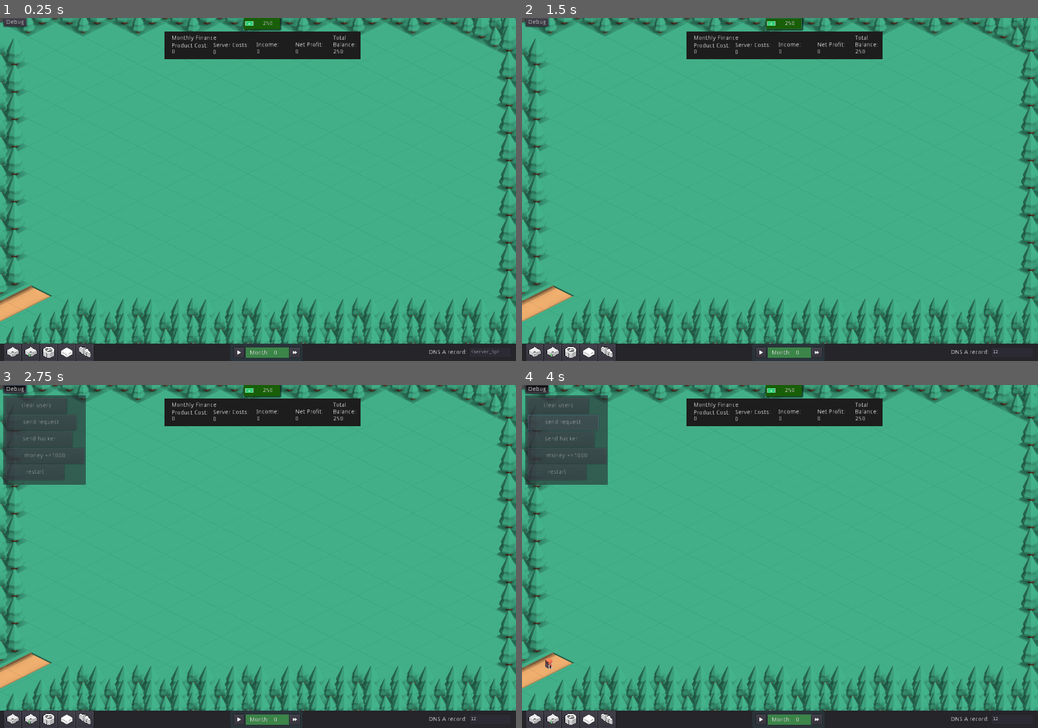
Above: before the commit, frames 1-4 (two rows, left to right).
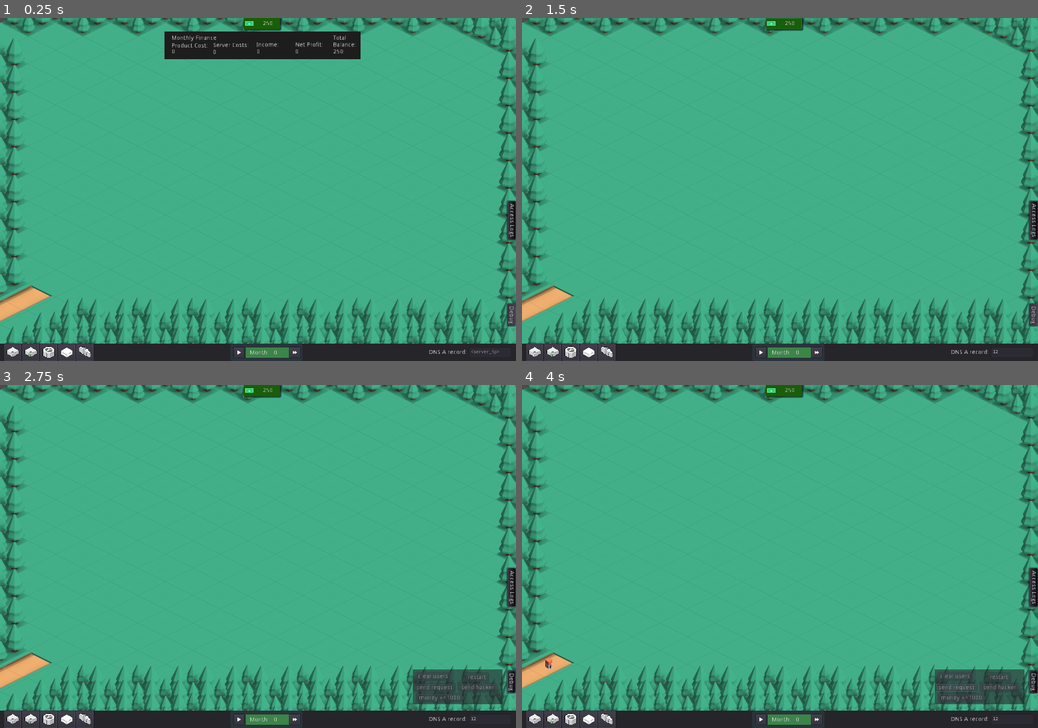
Above: after the commit, the same moments.

Repository: yigitbey/CloudArchitect
Game: Godot game, scene res://Level.tscn
Same seed, same stepped clock (60 frames per second), same inputs: the game is played once before the commit and once after it.
Inputs (mouse positions are in pixels of both pictures, inside the frame that each line leads up to):
- Up to frame 1 (0.25 s): no input
- Up to frame 2 (1.5 s): click (1012, 350) at 0.52 s; type "12" at 0.6 s; click "250" at 1.25 s
- Up to frame 3 (2.75 s): click "Debug" at 2 s
- Up to frame 4 (4 s): click "clear users" at 2.75 s; click "send request" at 3.5 s

The runs differ from the first frame. In frame 1, 0.5% of the frame differs, in the area x 0-100%, y 0-91%; in frame 2, 3.5%; in frame 3, 9.5%, in the area x 0-100%, y 0-94%; in frame 4, 9.5%.
Error in both runs: Invalid get index '12' (on base: 'Dictionary'). (res://Request.gd:73)

Commit message:
ability to show&hide logs, errors are now shown in red, debug panel moved to right

Diff:
--- a/HUD.gd
+++ b/HUD.gd
@@ -33,19 +33,19 @@
 
 func _process(delta):
 	if level.money <= 0:
-		$Panel/FinancesButton.modulate = Color(1,0,0,1)
+		$FinancesToggle.modulate = Color(1,0,0,1)
 		#$GameOver.popup_centered()
 	else:
-		$Panel/FinancesButton.modulate = Color(1,1,1,1)
+		$FinancesToggle.modulate = Color(1,1,1,1)
 
 	if money_old > level.money:
-			$Panel/FinancesButton.modulate = Color(1,0,0,1)
+			$FinancesToggle.modulate = Color(1,0,0,1)
 			yield(get_tree().create_timer(0.2),"timeout")
 	if money_old < level.money:
-			$Panel/FinancesButton.modulate = Color(0,1,0,1)
+			$FinancesToggle.modulate = Color(0,1,0,1)
 			yield(get_tree().create_timer(0.3),"timeout")
 
-	$Panel/FinancesButton.text = str(floor(level.money))
+	$FinancesToggle.text = str(floor(level.money))
 	$FinancesPanel/TotalBalance.text = str(floor(level.money))
 	$FinancesPanel/ProductCost.text = str(floor(level.product_cost))
 	$FinancesPanel/ServerCosts.text = str(floor(level.server_costs))
@@ -117,15 +117,18 @@
 func _on_GameOver_confirmed():
 	get_tree().change_scene("res://Level.tscn")
 
-
 func add_message(msg):
 	$Messages/List.add_item(msg)
 	$Messages/List.select($Messages/List.get_item_count()-1)
 	$Messages/List.ensure_current_is_visible()
 
-func add_log(msg):
+func add_log(msg, error=false):
 	$Logs/List.add_item(msg)
-	$Logs/List.select($Logs/List.get_item_count()-1)
+	var current = $Logs/List.get_item_count()-1
+	if error:
+		$Logs/List.set_item_custom_fg_color(current, Color(1,0,0))
+
+	$Logs/List.select(current)
 	$Logs/List.ensure_current_is_visible()
 
 func _on_AutoAdvance_pressed():
@@ -148,19 +151,19 @@
 			$MonthControl/AutoAdvance.pressed = false
 			add_message("Auto advance off")
 
+func _on_restart_pressed():
+	get_tree().change_scene("res://Level.tscn")
+
+
+func _toggle_view(button_pressed, _view):
+	var view = get_node(_view)
+	if button_pressed:
+		view.show()
+	else:
+		view.hide()
+
 func _on_FinancesButton_toggled(button_pressed):
 	if button_pressed:
 		$FinancesPanel.show()
 	else:
 		$FinancesPanel.hide()
-
-
-func _on_restart_pressed():
-	get_tree().change_scene("res://Level.tscn")
-
-
-func _on_DebugPanelToggle_toggled(button_pressed):
-	if button_pressed:
-		$DebugPanel.show()
-	else:
-		$DebugPanel.hide()
--- a/HUD.tscn
+++ b/HUD.tscn
@@ -22,6 +22,54 @@
 
 [sub_resource type="Theme" id=3]
 default_font = SubResource( 2 )
+
+[sub_resource type="StyleBoxFlat" id=6]
+bg_color = Color( 0.172549, 0.231373, 0.258824, 0.670588 )
+corner_radius_top_left = 5
+corner_radius_top_right = 5
+corner_radius_bottom_right = 5
+corner_radius_bottom_left = 5
+corner_detail = 20
+
+[sub_resource type="DynamicFont" id=7]
+size = 10
+font_data = ExtResource( 8 )
+
+[sub_resource type="DynamicFont" id=8]
+size = 10
+font_data = ExtResource( 8 )
+
+[sub_resource type="StyleBoxFlat" id=9]
+bg_color = Color( 0.0823529, 0.494118, 0.156863, 0.709804 )
+corner_detail = 20
+
+[sub_resource type="StyleBoxFlat" id=10]
+
+[sub_resource type="StyleBoxEmpty" id=11]
+
+[sub_resource type="Theme" id=12]
+default_font = ExtResource( 9 )
+VScrollBar/icons/decrement = null
+VScrollBar/icons/decrement_highlight = null
+VScrollBar/icons/increment = null
+VScrollBar/icons/increment_highlight = null
+VScrollBar/styles/grabber = null
+VScrollBar/styles/grabber_highlight = null
+VScrollBar/styles/grabber_pressed = null
+VScrollBar/styles/scroll = SubResource( 11 )
+VScrollBar/styles/scroll_focus = null
+
+[sub_resource type="StyleBoxEmpty" id=13]
+
+[sub_resource type="StyleBoxEmpty" id=14]
+
+[sub_resource type="StyleBoxEmpty" id=15]
+
+[sub_resource type="StyleBoxEmpty" id=16]
+
+[sub_resource type="StyleBoxEmpty" id=17]
+
+[sub_resource type="StyleBoxEmpty" id=18]
 
 [sub_resource type="StyleBoxFlat" id=4]
 bg_color = Color( 0.0980392, 0.368627, 0.0313726, 1 )
@@ -45,60 +93,12 @@
 Button/styles/normal = SubResource( 4 )
 Button/styles/pressed = SubResource( 4 )
 
-[sub_resource type="StyleBoxFlat" id=6]
-bg_color = Color( 0.172549, 0.231373, 0.258824, 0.670588 )
-corner_radius_top_left = 5
-corner_radius_top_right = 5
-corner_radius_bottom_right = 5
-corner_radius_bottom_left = 5
-corner_detail = 20
-
-[sub_resource type="DynamicFont" id=7]
-size = 10
-font_data = ExtResource( 8 )
-
-[sub_resource type="DynamicFont" id=8]
-size = 10
-font_data = ExtResource( 8 )
-
-[sub_resource type="StyleBoxFlat" id=9]
-bg_color = Color( 0.0823529, 0.494118, 0.156863, 0.709804 )
-corner_detail = 20
-
-[sub_resource type="StyleBoxFlat" id=10]
-
-[sub_resource type="StyleBoxEmpty" id=11]
-
-[sub_resource type="Theme" id=12]
-default_font = ExtResource( 9 )
-VScrollBar/icons/decrement = null
-VScrollBar/icons/decrement_highlight = null
-VScrollBar/icons/increment = null
-VScrollBar/icons/increment_highlight = null
-VScrollBar/styles/grabber = null
-VScrollBar/styles/grabber_highlight = null
-VScrollBar/styles/grabber_pressed = null
-VScrollBar/styles/scroll = SubResource( 11 )
-VScrollBar/styles/scroll_focus = null
-
-[sub_resource type="StyleBoxEmpty" id=13]
-
-[sub_resource type="StyleBoxEmpty" id=14]
-
-[sub_resource type="StyleBoxEmpty" id=15]
-
-[sub_resource type="StyleBoxEmpty" id=16]
-
-[sub_resource type="StyleBoxEmpty" id=17]
-
-[sub_resource type="StyleBoxEmpty" id=18]
-
-[sub_resource type="StyleBoxFlat" id=23]
+[sub_resource type="StyleBoxFlat" id=19]
 bg_color = Color( 0.113725, 0.113725, 0.113725, 1 )
 
 [sub_resource type="StyleBoxEmpty" id=22]
 
-[sub_resource type="StyleBoxEmpty" id=19]
+[sub_resource type="StyleBoxEmpty" id=21]
 
 [node name="HUD" type="Node2D"]
 pause_mode = 2
@@ -226,20 +226,6 @@
 "_editor_description_": "StaticServer"
 }
 
-[node name="FinancesButton" type="Button" parent="Panel"]
-margin_left = 566.0
-margin_top = -760.0
-margin_right = 650.0
-margin_bottom = -734.0
-theme = SubResource( 5 )
-toggle_mode = true
-text = "300"
-icon = ExtResource( 11 )
-expand_icon = true
-__meta__ = {
-"_edit_use_anchors_": false
-}
-
 [node name="ToolTip" type="Panel" parent="."]
 visible = false
 self_modulate = Color( 1, 1, 1, 0.811765 )
@@ -314,77 +300,6 @@
 margin_right = 145.0
 margin_bottom = 32.0
 text = "0"
-__meta__ = {
-"_edit_use_anchors_": false
-}
-
-[node name="DebugPanelToggle" type="Button" parent="."]
-margin_left = 7.0
-margin_right = 60.0
-margin_bottom = 20.0
-toggle_mode = true
-text = "Debug"
-__meta__ = {
-"_edit_use_anchors_": false
-}
-
-[node name="DebugPanel" type="Panel" parent="."]
-visible = false
-modulate = Color( 1, 1, 1, 0.588235 )
-margin_left = 6.0
-margin_top = 24.0
-margin_right = 198.0
-margin_bottom = 232.0
-__meta__ = {
-"_edit_use_anchors_": false
-}
-
-[node name="ClearUsers" type="Button" parent="DebugPanel"]
-margin_left = 6.0
-margin_top = 6.0
-margin_right = 148.0
-margin_bottom = 43.0
-text = "clear users"
-__meta__ = {
-"_edit_use_anchors_": false
-}
-
-[node name="Request" type="Button" parent="DebugPanel"]
-margin_left = 6.0
-margin_top = 45.0
-margin_right = 171.0
-margin_bottom = 82.0
-text = "send request"
-__meta__ = {
-"_edit_use_anchors_": false
-}
-
-[node name="Hacker" type="Button" parent="DebugPanel"]
-margin_left = 6.0
-margin_top = 84.0
-margin_right = 161.0
-margin_bottom = 121.0
-text = "send hacker"
-__meta__ = {
-"_edit_use_anchors_": false
-}
-
-[node name="Money1000" type="Button" parent="DebugPanel"]
-margin_left = 6.0
-margin_top = 123.0
-margin_right = 189.0
-margin_bottom = 160.0
-text = "money +=1000"
-__meta__ = {
-"_edit_use_anchors_": false
-}
-
-[node name="Restart" type="Button" parent="DebugPanel"]
-margin_left = 6.0
-margin_top = 161.0
-margin_right = 142.0
-margin_bottom = 198.0
-text = "restart"
 __meta__ = {
 "_edit_use_anchors_": false
 }
@@ -556,12 +471,26 @@
 "_edit_use_anchors_": false
 }
 
+[node name="FinancesToggle" type="Button" parent="."]
+margin_left = 566.0
+margin_right = 650.0
+margin_bottom = 26.0
+theme = SubResource( 5 )
+toggle_mode = true
+pressed = true
+text = "300"
+icon = ExtResource( 11 )
+expand_icon = true
+__meta__ = {
+"_edit_use_anchors_": false
+}
+
 [node name="FinancesPanel" type="Panel" parent="."]
 margin_left = 382.0
 margin_top = 32.0
 margin_right = 838.0
 margin_bottom = 96.0
-custom_styles/panel = SubResource( 23 )
+custom_styles/panel = SubResource( 19 )
 __meta__ = {
 "_edit_use_anchors_": false
 }
@@ -696,20 +625,110 @@
 "_edit_use_anchors_": false
 }
 
+[node name="LogsToggle" type="Button" parent="."]
+margin_left = 1173.0
+margin_top = 453.0
+margin_right = 1263.0
+margin_bottom = 473.0
+rect_rotation = 90.0
+rect_pivot_offset = Vector2( 26.5, 0 )
+toggle_mode = true
+pressed = true
+text = "Access Logs"
+__meta__ = {
+"_edit_use_anchors_": false
+}
+
 [node name="Logs" type="Node2D" parent="."]
 position = Vector2( 960, 384 )
 
 [node name="List" type="ItemList" parent="Logs"]
-margin_left = -64.0
-margin_top = -224.0
-margin_right = 240.0
-margin_bottom = 288.0
+margin_left = -88.0
+margin_top = -216.0
+margin_right = 216.0
+margin_bottom = 256.0
+grow_vertical = 0
 custom_styles/selected = SubResource( 22 )
-custom_styles/bg = SubResource( 19 )
+custom_styles/bg = SubResource( 21 )
 custom_colors/guide_color = Color( 0, 0, 0, 0 )
-custom_colors/font_color_selected = Color( 1, 0.337255, 0.337255, 1 )
+custom_colors/font_color_selected = Color( 1, 1, 1, 1 )
 custom_colors/font_color = Color( 1, 1, 1, 1 )
 max_text_lines = 50
+auto_height = true
+__meta__ = {
+"_edit_use_anchors_": false
+}
+
+[node name="DebugPanelToggle" type="Button" parent="."]
+margin_left = 1172.0
+margin_top = 692.0
+margin_right = 1225.0
+margin_bottom = 712.0
+rect_rotation = 90.0
+rect_pivot_offset = Vector2( 26.5, 0 )
+toggle_mode = true
+text = "Debug"
+__meta__ = {
+"_edit_use_anchors_": false
+}
+
+[node name="DebugPanel" type="Panel" parent="."]
+visible = false
+modulate = Color( 1, 1, 1, 0.588235 )
+margin_left = 960.0
+margin_top = 664.0
+margin_right = 1168.0
+margin_bottom = 744.0
+__meta__ = {
+"_edit_use_anchors_": false
+}
+
+[node name="ClearUsers" type="Button" parent="DebugPanel"]
+margin_left = 6.0
+margin_top = 6.0
+margin_right = 88.0
+margin_bottom = 26.0
+text = "clear users"
+__meta__ = {
+"_edit_use_anchors_": false
+}
+
+[node name="Request" type="Button" parent="DebugPanel"]
+margin_left = 2.0
+margin_top = 32.0
+margin_right = 98.0
+margin_bottom = 52.0
+text = "send request"
+__meta__ = {
+"_edit_use_anchors_": false
+}
+
+[node name="Hacker" type="Button" parent="DebugPanel"]
+margin_left = 106.0
+margin_top = 32.0
+margin_right = 195.0
+margin_bottom = 52.0
+text = "send hacker"
+__meta__ = {
+"_edit_use_anchors_": false
+}
+
+[node name="Money1000" type="Button" parent="DebugPanel"]
+margin_left = 8.0
+margin_top = 56.0
+margin_right = 116.0
+margin_bottom = 76.0
+text = "money +=1000"
+__meta__ = {
+"_edit_use_anchors_": false
+}
+
+[node name="Restart" type="Button" parent="DebugPanel"]
+margin_left = 122.0
+margin_top = 8.0
+margin_right = 176.0
+margin_bottom = 28.0
+text = "restart"
 __meta__ = {
 "_edit_use_anchors_": false
 }
@@ -729,13 +748,14 @@
 [connection signal="mouse_entered" from="Panel/new_StaticServer" to="." method="_on_panel_button_mouse_entered" binds= [ "StaticServer" ]]
 [connection signal="mouse_exited" from="Panel/new_StaticServer" to="." method="_on_panel_button_mouse_exited"]
 [connection signal="pressed" from="Panel/new_StaticServer" to="." method="_on_panel_button_pressed" binds= [ "StaticServer" ]]
-[connection signal="toggled" from="Panel/FinancesButton" to="." method="_on_FinancesButton_toggled"]
-[connection signal="toggled" from="DebugPanelToggle" to="." method="_on_DebugPanelToggle_toggled"]
+[connection signal="confirmed" from="GameOver" to="." method="_on_GameOver_confirmed"]
+[connection signal="pressed" from="MonthControl/AutoAdvance" to="." method="_on_AutoAdvance_pressed"]
+[connection signal="pressed" from="MonthControl/new_Wave" to="." method="_on_month_pressed"]
+[connection signal="toggled" from="FinancesToggle" to="." method="_toggle_view" binds= [ "FinancesPanel" ]]
+[connection signal="toggled" from="LogsToggle" to="." method="_toggle_view" binds= [ "Logs" ]]
+[connection signal="toggled" from="DebugPanelToggle" to="." method="_toggle_view" binds= [ "DebugPanel" ]]
 [connection signal="pressed" from="DebugPanel/ClearUsers" to="." method="_on_ClearUsers_pressed"]
 [connection signal="pressed" from="DebugPanel/Request" to="." method="_on_Request_pressed"]
 [connection signal="pressed" from="DebugPanel/Hacker" to="." method="_on_Request_pressed" binds= [ true ]]
 [connection signal="pressed" from="DebugPanel/Money1000" to="." method="_on_Money1000_pressed"]
 [connection signal="pressed" from="DebugPanel/Restart" to="." method="_on_restart_pressed"]
-[connection signal="confirmed" from="GameOver" to="." method="_on_GameOver_confirmed"]
-[connection signal="pressed" from="MonthControl/AutoAdvance" to="." method="_on_AutoAdvance_pressed"]
-[connection signal="pressed" from="MonthControl/new_Wave" to="." method="_on_month_pressed"]
--- a/Level.gd
+++ b/Level.gd
@@ -91,7 +91,6 @@
 		request.method = methods[randi() % len(methods)]
 
 	request.data = request.method + " " + request.url
-	#$HUD.add_log(request.data)
 
 	request.set_origin(user)
 	request.route.append(user.eth0.ip)
@@ -101,8 +100,8 @@
 
 	request.send(req_speed)
 
-func add_log(msg):
-	$HUD.add_log(msg)
+func add_log(msg, is_error=false):
+	$HUD.add_log(msg, is_error)
 
 func set_money(val):
 	if val < 0:
--- a/User.gd
+++ b/User.gd
@@ -61,12 +61,13 @@
 		level.messages.append("Hackers managed to steal $" + str(amount_stolen*-1))
 
 	var income = 0
-
+	var is_error = true
 	if req.status_code == 200:
 		income = req.money * rev_multiplier
 		level.money += income
+		is_error = false
 
-	level.add_log(log_format % [req.status_code, req.method, req.url, income])
+	level.add_log(log_format % [req.status_code, req.method, req.url, income], is_error)
 
 	#TODO: fix ip collision
 	level.iptable.erase(eth0.ip)
